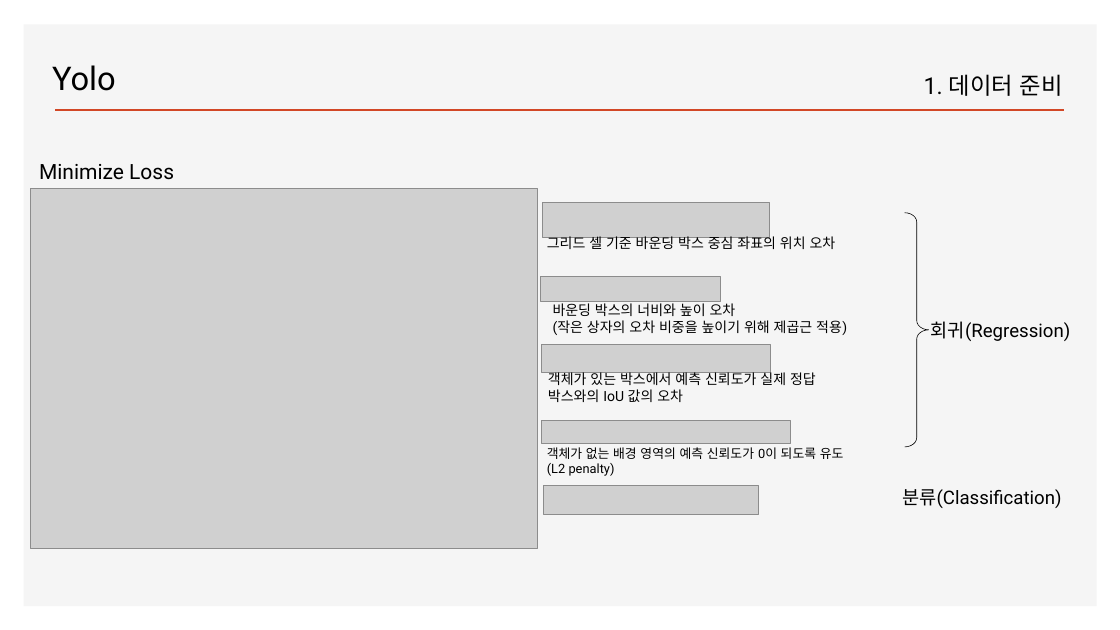
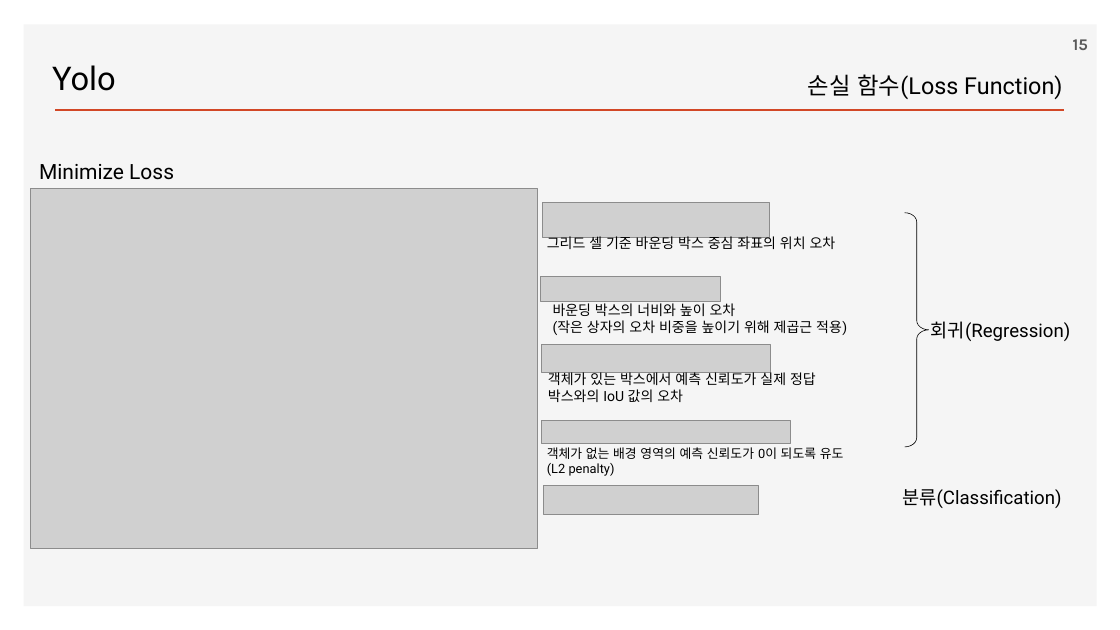
Before and after one commit to ancestor9/2026_Fall_Deep-Learning-with-Python, a slide deck: slide 15 of Chapter 12 Object detection.pptx (slide 14 before the commit). Drawn at 1120x630 pixels with LibreOffice and Linux fonts; fonts in the diff are those of the drawing; grey boxes stand for pictures; background and template pictures are left out. Boxes give left, top, right and bottom in pixels: in the first picture for what was removed or moved away, otherwise in the second. Text is boxed around its words. In the diff, an @@ line names an element or a change of style, - is before the commit and + after.

```diff
--- a/Chapter 12 Object detection.pptx
+++ b/Chapter 12 Object detection.pptx
@@ page number added at [1073, 39, 1088, 50], 14 pt, text #595959, bold @@
+15
@@ text at [808, 74, 1062, 99]: text changed @@
-1. 데이터 준비
+손실 함수(Loss Function)
```
Also in this commit, not shown: 29 other slides changed, 3 slides added, 2 slides removed.
